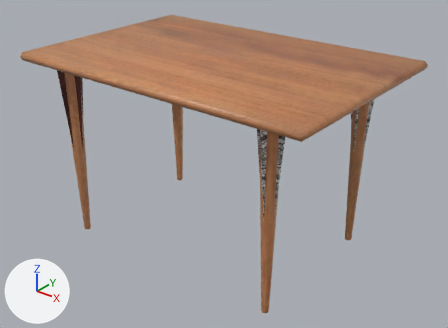
An edit to the COLLADA model source/lab-x_mxml/assets/models/desk.DAE, drawn before and after from the same camera.
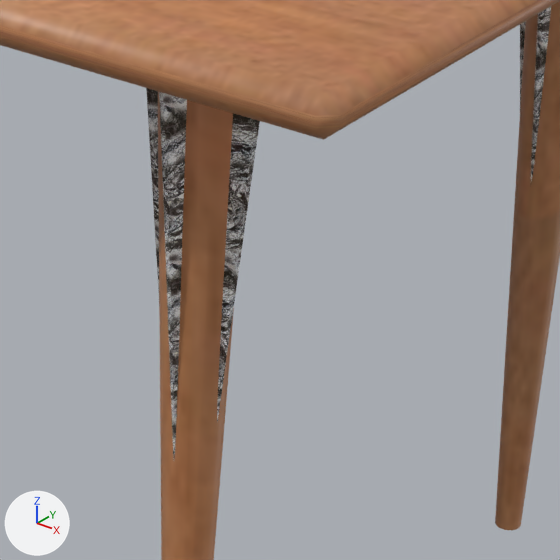
The first picture shows the older version from a camera (50 mm lens) standing at (4.17, -5.28, 4.09) and looking at (0.01, -0.07, 0.86). The close-ups show both versions on the part from 49% to 81% of the width and 33% to 76% of the height of that picture; other places that the commit changed are outside them. The axes (+X, +Y, +Z) are drawn at lower left. The lights are the same throughout. Where no turn or scale is listed for an object, it has been applied to the vertices.
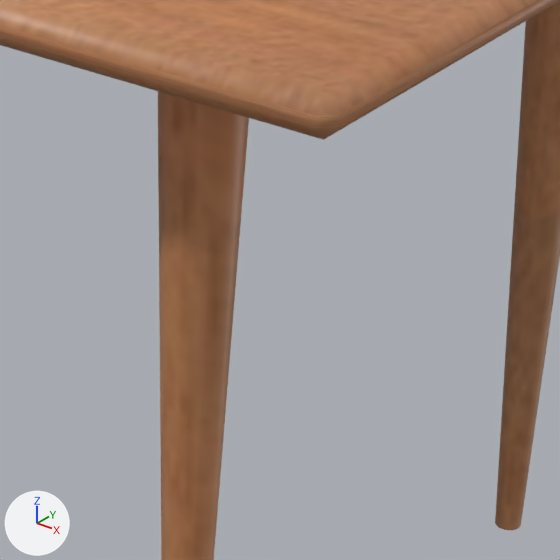
What the commit changed:
Object 'Cylinder07' (ob_cylinder07) is deleted.
Object 'Cylinder09' (ob_cylinder09) is deleted.
Object 'Cylinder17' (ob_cylinder17) is deleted.
Object 'Cylinder18' (ob_cylinder18) is deleted.

Pixel boxes [x1, y1, x2, y2] of what changed, in the close-ups (560 x 560 px):
'Cylinder18', deleted: before [146, 88, 260, 422]
'Cylinder07', deleted: before [159, 92, 187, 458]
'Cylinder09', deleted: before [531, 6, 551, 182]
'Cylinder17', deleted: before [520, 21, 526, 105]
